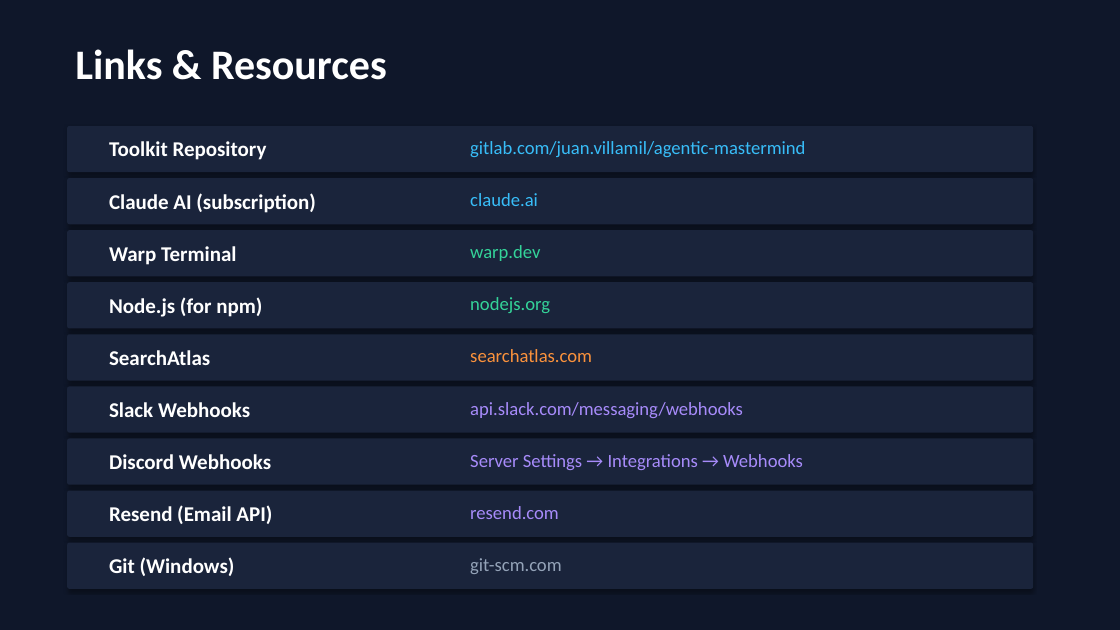
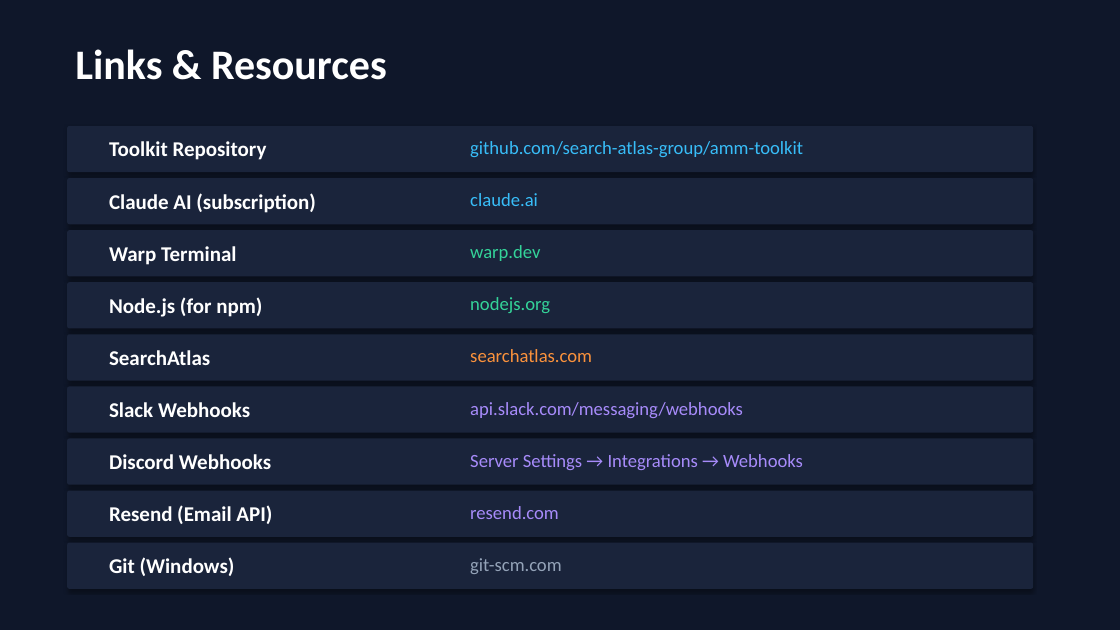
Before and after one commit to search-atlas-group/amm-founding-circle, a slide deck: slide 12 of docs/Agentic-Marketing-Mastermind-Setup-Guide.pptx. Drawn at 1120x630 pixels with LibreOffice and Linux fonts; fonts in the diff are those of the drawing. Boxes give left, top, right and bottom in pixels: in the first picture for what was removed or moved away, otherwise in the second. Text is boxed around its words. In the diff, an @@ line names an element or a change of style, - is before the commit and + after.

```diff
--- a/docs/Agentic-Marketing-Mastermind-Setup-Guide.pptx
+++ b/docs/Agentic-Marketing-Mastermind-Setup-Guide.pptx
@@ text at [470,141,803,157]: text changed @@
-gitlab.com/juan.villamil/agentic-mastermind
+github.com/search-atlas-group/amm-toolkit
```
Also in this commit, not shown: 3 other slides changed.
